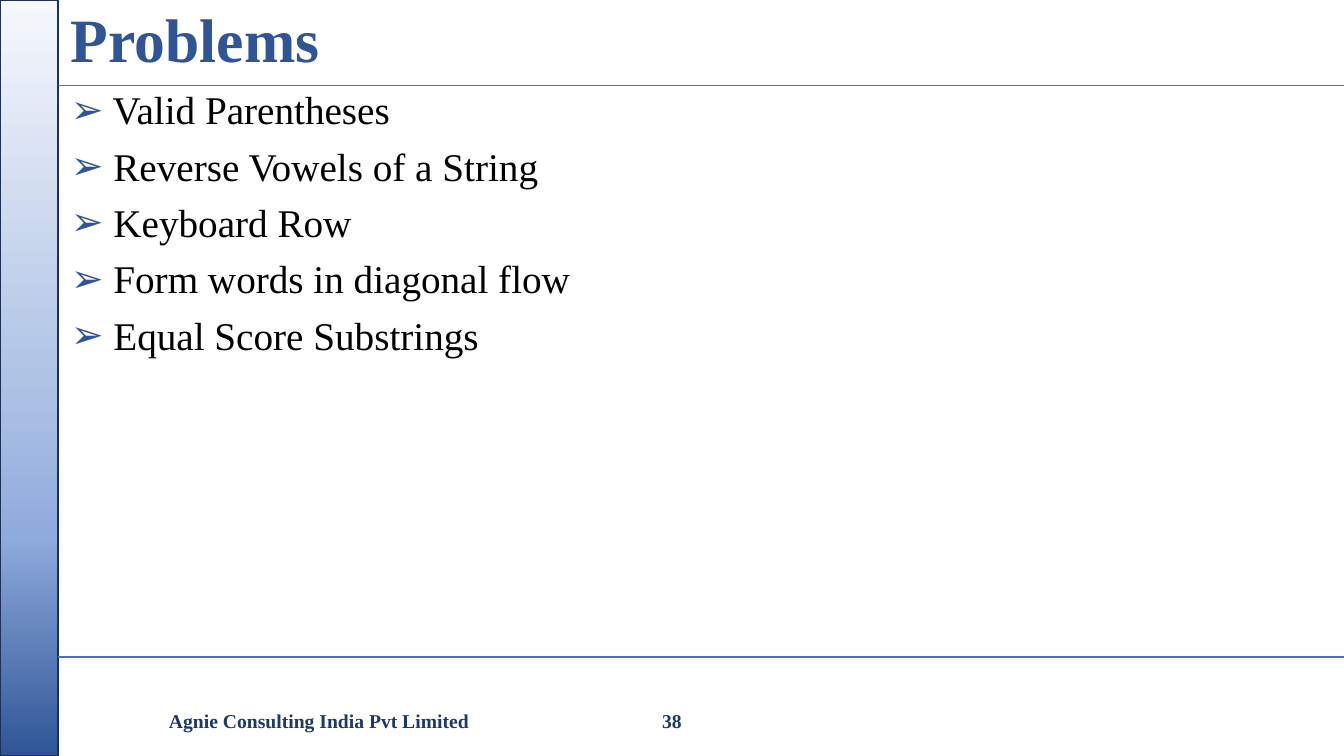
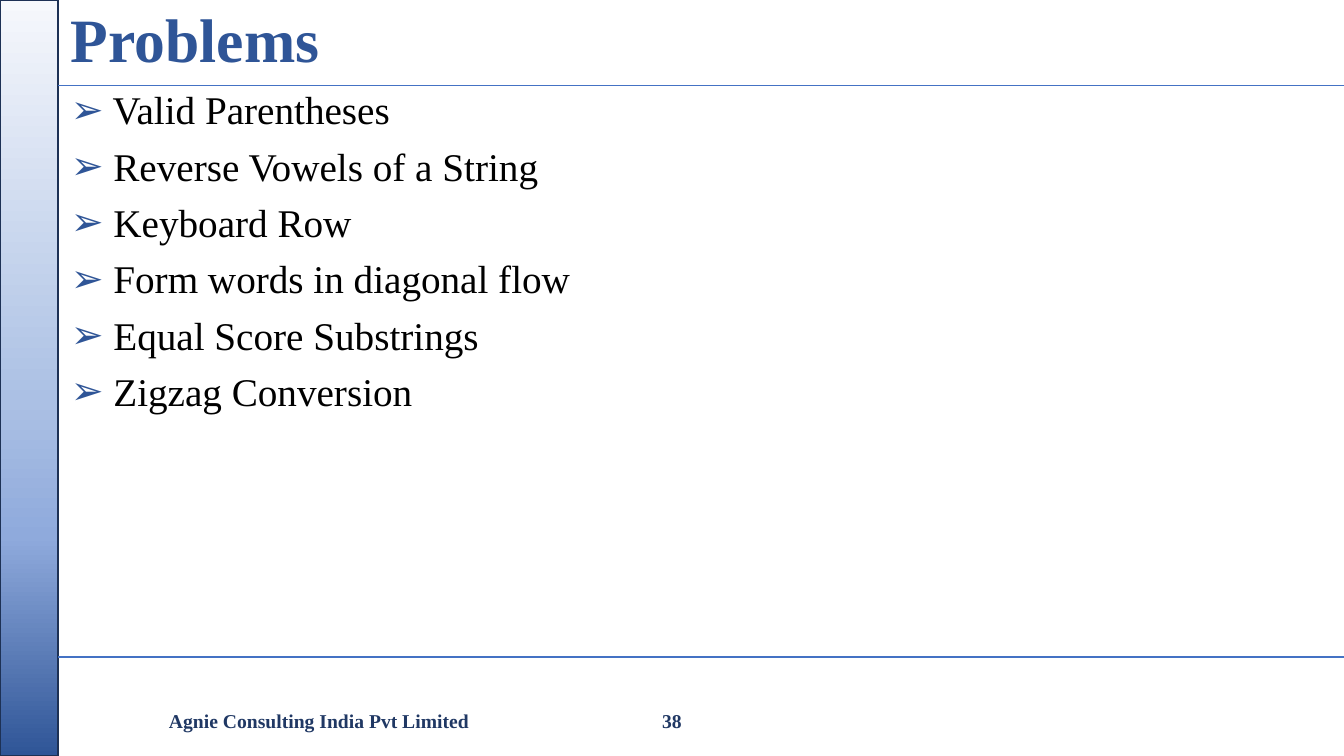
Before and after one commit to nikishdaniel1-del/Python-Cls, a slide deck: slide 38 of python class/Python Class.pptx. Drawn at 1344x756 pixels with LibreOffice and Linux fonts; fonts in the diff are those of the drawing; background and template pictures are left out. Boxes give left, top, right and bottom in pixels: in the first picture for what was removed or moved away, otherwise in the second. Text is boxed around its words. In the diff, an @@ line names an element or a change of style, - is before the commit and + after.

```diff
--- a/python class/Python Class.pptx
+++ b/python class/Python Class.pptx
@@ text at [113,380,413,414]: paragraph added @@
+➢ Zigzag Conversion
```
Also in this commit, not shown: 3 other slides changed, 7 other files.
